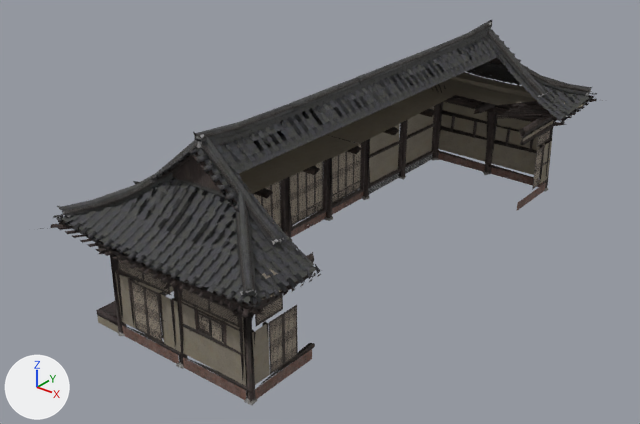
The FBX model Assets/Models/ModelHan/TruongHocLow3.fbx: old version first, new version second.
Camera for both pictures: a 50 mm lens placed at (21.1, -29.9, 19.7), pointed at (-1.1, -2.1, 2.5). Every picture has the same lights, and +X, +Y and +Z are marked at lower left. Where no turn or scale is listed for an object, it has been applied to the vertices. Vertices at the same position are counted once.

In view in the first picture: 'Folk_Education_Hall'.
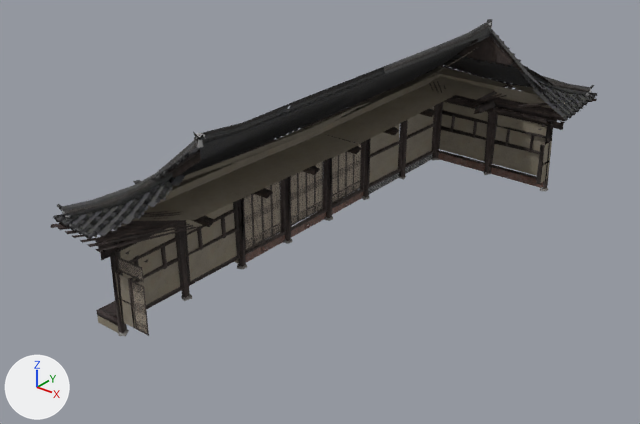
Where the change shows, as pixel boxes (x1, y1, x2, y2) in the pictures (640 x 424 px):
'Folk_Education_Hall', reshaped (18% shorter)
    before: (40, 20, 603, 405)
    after: (51, 19, 597, 336)
part 1 of me_mesh_001, deleted
    before: (92, 41, 603, 405)
part 2 of me_mesh_001, cut back
    before: (40, 23, 597, 364)
    after: (53, 19, 597, 328)
part 3 of me_mesh_001, surface changed
    before: (55, 87, 586, 218)
    after: (62, 77, 586, 213)

What the commit changed:
me_mesh_001 is used by ob_folk_education_hall; location (2.53, 0.0, 6.63).
me_mesh_001 had 94289 vertices, 9532 faces and spanned x -8.0..2.9, y -13.8..13.8, z -6.6..2.3.
me_mesh_001 now has 17309 vertices, 9434 faces and spans x -7.5..2.5, y -13.3..13.3, z -6.6..2.3.
me_mesh_001 part 1: 931 loose pieces with 4054 vertices, spanning x -5.8..2.9, y -13.8..13.8, z -6.6..1.7, are deleted.
me_mesh_001 part 2: 164 vertices moved within x -7.4..2.3, y -13.0..13.1, z -6.5..2.0; 75052 vertices removed from x -8.0..2.4, y -13.8..13.8, z -6.6..2.1; 2126 vertices added at x -7.4..2.5, y -13.1..13.2, z -6.6..2.2.
me_mesh_001 part 3: 41 kept faces spanning x -7.4..2.3, y -13.0..13.0, z -2.1..1.9 get new texture (UV) coordinates.
